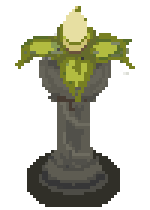
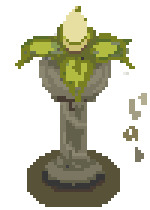
Layers edited between the first and the second 150x210 image:
added layer "Layer 3" above "Layer 2" over (27, 48, 135, 192)
hid "Layer 2", painted on it over (27, 48, 135, 195)
painted on "Ellipse 1" over (27, 93, 147, 207)
